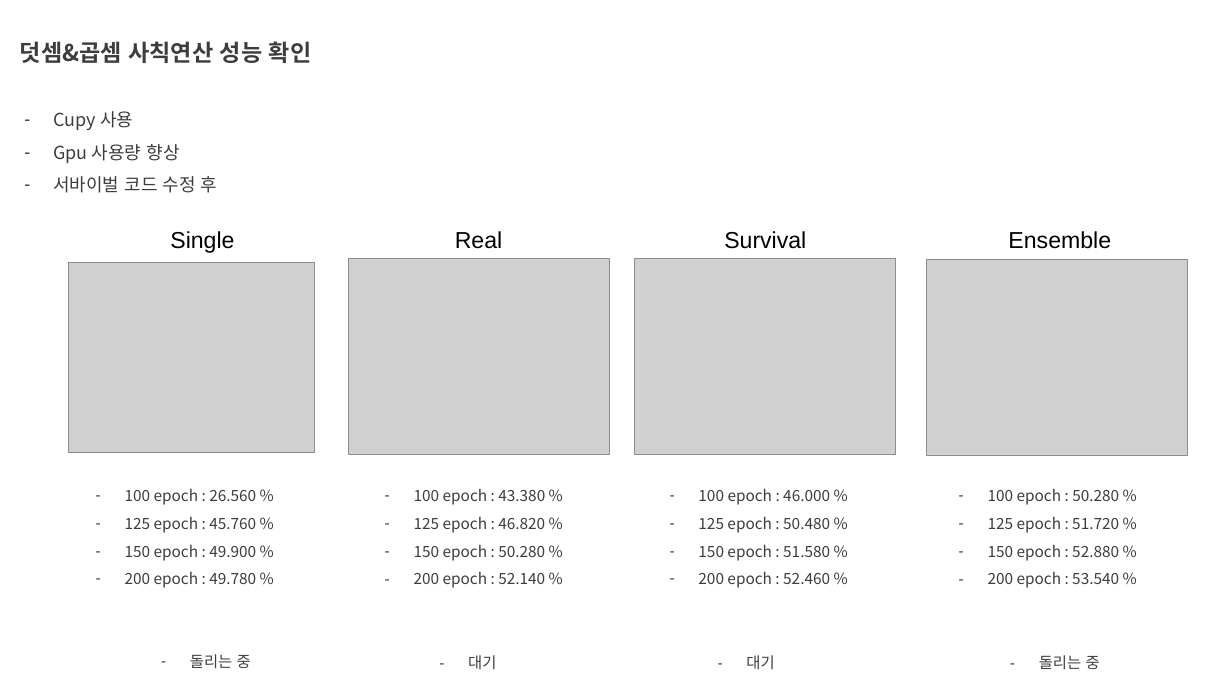
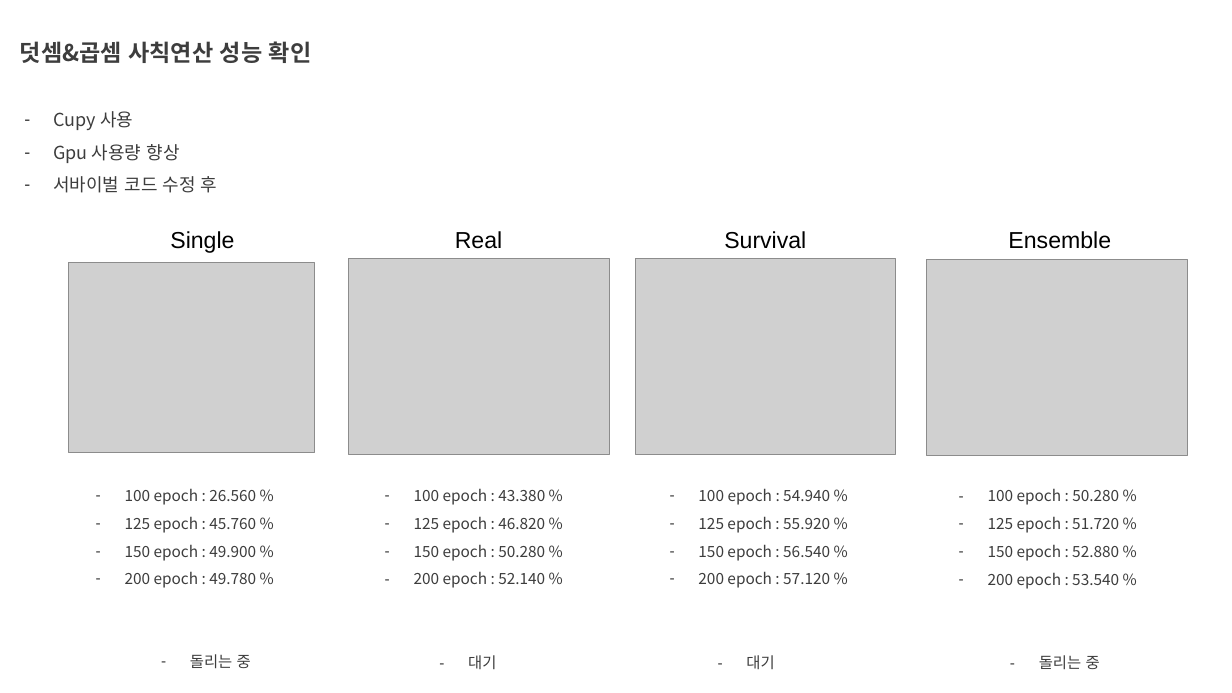
Before and after one commit to aaajeong/Time-Step-Ensemble-in-Arithmetic, a slide deck: slide 46 of Meeting.pptx. Drawn at 1232x693 pixels with LibreOffice and Linux fonts; fonts in the diff are those of the drawing; grey boxes stand for pictures. Boxes give left, top, right and bottom in pixels: in the first picture for what was removed or moved away, otherwise in the second. Text is boxed around its words. In the diff, an @@ line names an element or a change of style, - is before the commit and + after.

```diff
--- a/Meeting.pptx
+++ b/Meeting.pptx
@@ text at bbox=[698, 488, 830, 588]: text changed @@
-  – 100 epoch : 46.000 %
-  – 125 epoch : 50.480 %
-  – 150 epoch : 51.580 %
-  – 200 epoch : 52.460 %
+  – 100 epoch : 54.940 %
+  – 125 epoch : 55.920 %
+  – 150 epoch : 56.540 %
+  – 200 epoch : 57.120 %
```
Also in this commit, not shown: 1 other slide changed, 33 other files.
